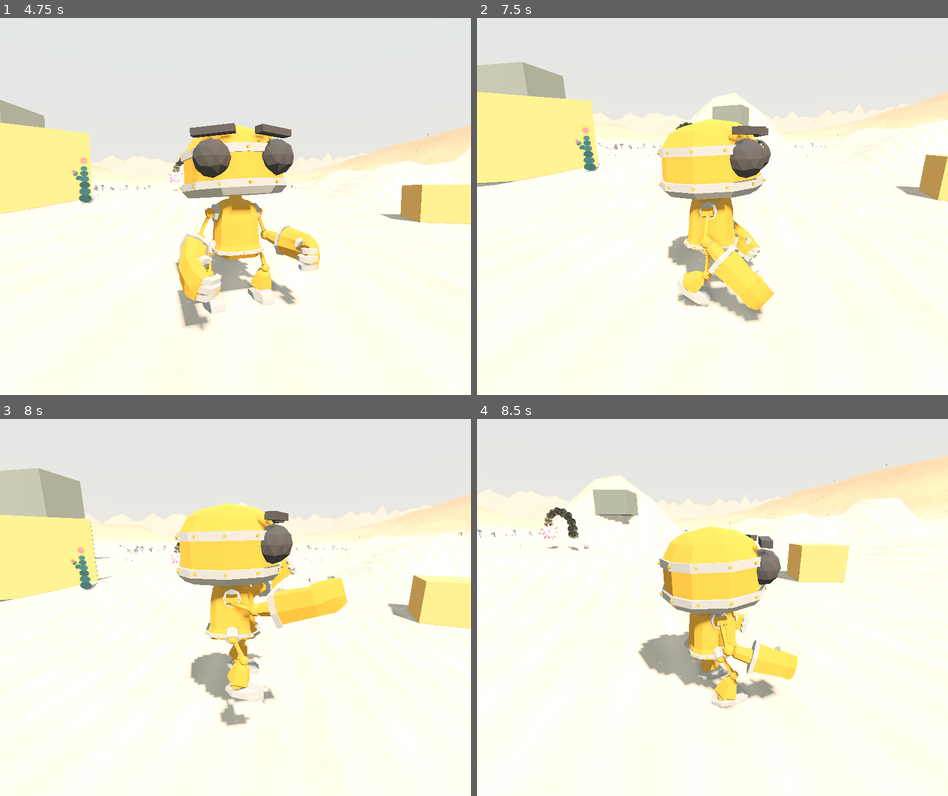
Above: before the commit, frames 1-4 (two rows, left to right).
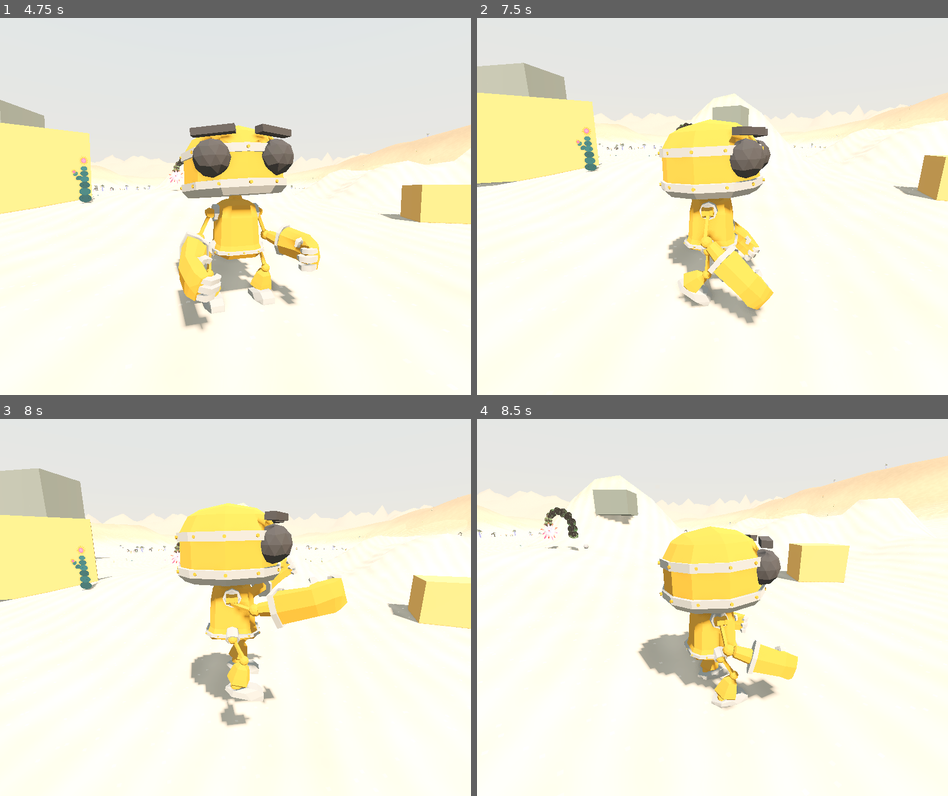
Above: after the commit, the same moments.

Repository: nicco-b/valley
Game: Godot game, scene res://game/ui/title.tscn
Two runs of this game, one before a commit and one after it. Both use one fixed random seed, a clock stepped at 60 frames per second and the inputs below.
Inputs (mouse positions are in pixels of both pictures, inside the frame that each line leads up to):
- Up to frame 1 (4.75 s): click "New Journey" at 0.5 s; tap Enter at 1.25 s; move the mouse to (259, 206) at 1.27 s; hold Shift (sprint) 1.28-2.03 s; hold E (god_up) from 1.28 s (still down); tap C (sit) at 1.35, 2.3, 3.8 s; click (259, 206) at 1.42 s; tap Space (jump) at 1.52, 1.82, 2.27, 2.57, 3.77, 4.07, 4.52 s; move the mouse to (211, 206) at 2.02 s; tap Shift (sprint) at 2.1, 3.05, 4.55 s; click (211, 206) at 2.17 s; move the mouse to (244, 198) at 2.77 s; hold ] (brush_bigger) 2.78-3.53 s; click (244, 198) at 2.92 s; move the mouse to (230, 214) at 3.52 s; tap [ (brush_smaller) at 3.6 s; click (230, 214) at 3.67 s; move the mouse to (268, 210) at 4.27 s; hold Tab (god_tool) from 4.28 s (still down); click (268, 210) at 4.42 s
- Up to frame 2 (7.5 s): tap Space (jump) at 4.82, 6.02, 6.32 s; tap Escape (ui_cancel) at 4.9 s; release E (god_up) at 5 s; release Tab (god_tool) at 5 s; click "Resume" at 5 s; move the mouse to (674, 202) at 5.77 s; hold E (god_up) 5.78-7.28 s; tap Z (god_undo) at 5.85 s; click (674, 202) at 5.92 s; tap C (sit) at 6.05, 6.6 s; move the mouse to (717, 206) at 6.52 s; hold Shift (sprint) 6.53-7.28 s; click (717, 206) at 6.67 s; move the mouse to (693, 198) at 7.27 s; hold D (move_right) from 7.28 s (still down); tap Shift (sprint) at 7.35 s; click (693, 198) at 7.42 s
- Up to frame 3 (8 s): keep holding D (move_right); tap Space (jump) at 7.52, 7.82 s; tap C (sit) at 7.55 s
- Up to frame 4 (8.5 s): move the mouse to (736, 607) at 8.02 s; release D (move_right) at 8.03 s; hold E (god_up) from 8.03 s (still down); hold Shift (sprint) from 8.03 s (still down); tap 1 at 8.1 s; click (736, 607) at 8.17 s; tap Space (jump) at 8.27 s

Frame 1 is identical in both runs. In frame 2, 1.3% of the frame differs, in the area x 0-100%, y 11-82%; in frame 3, 0.1%; in frame 4, less than 0.1%.

Commit message:
G3 complete: gamepad support + camera feel
Full controller layout: left stick move, right stick look (polled,
sensitivity-scaled), A jump, X interact, Y sit, L3 sprint, Start
pause, Select map, D-pad up satchel. Dialogue choices and the pause
menu grab focus for stick/ui navigation. Sprint widens the FOV a
touch for speed feel.

Co-Authored-By: Claude Fable 5 <noreply@anthropic.com>

Diff:
--- a/game/dialogue/dialogue.gd
+++ b/game/dialogue/dialogue.gd
@@ -114,6 +114,9 @@
 		btn.add_theme_color_override("font_color", CREAM)
 		btn.pressed.connect(_end)
 		_choices.add_child(btn)
+	# Controller/keyboard navigation starts on the first choice.
+	if _choices.get_child_count() > 0:
+		(_choices.get_child(0) as Button).grab_focus.call_deferred()
 
 
 func _unhandled_input(event: InputEvent) -> void:
--- a/game/player/player.gd
+++ b/game/player/player.gd
@@ -8,6 +8,9 @@
 const PITCH_MIN := -1.2
 const PITCH_MAX := 0.5
 const ARM_LENGTH := 4.0
+const STICK_LOOK_SPEED := 2.6
+const BASE_FOV := 75.0
+const SPRINT_FOV := 81.0
 const SIT_ARM_LENGTH := 6.5
 const SIT_BODY_DROP := 0.0  # the sit animation handles the pose now
 const SIT_EASE := 3.0
@@ -22,6 +25,7 @@
 @onready var _arm: SpringArm3D = $CameraRig/SpringArm3D
 @onready var _body: Node3D = $Body
 @onready var _anim: AnimationPlayer = $Body/Model/AnimationPlayer
+@onready var _camera: Camera3D = $CameraRig/SpringArm3D/Camera3D
 
 
 func _ready() -> void:
@@ -183,6 +187,19 @@
 	if _anim.assigned_animation != target_anim:
 		_anim.play(target_anim, 0.3)
 
+	# Right stick: camera look (polled — sticks aren't motion events).
+	var look := Vector2(
+		Input.get_joy_axis(0, JOY_AXIS_RIGHT_X), Input.get_joy_axis(0, JOY_AXIS_RIGHT_Y)
+	)
+	if look.length() > 0.18:
+		var s := STICK_LOOK_SPEED * Settings.mouse_sensitivity * delta
+		_rig.rotation.y -= look.x * s
+		_arm.rotation.x = clampf(_arm.rotation.x - look.y * s, PITCH_MIN, PITCH_MAX)
+
+	# Sprint widens the view a touch.
+	var moving_fast := Input.is_action_pressed("sprint") and flat.length() > 4.0
+	_camera.fov = lerpf(_camera.fov, SPRINT_FOV if moving_fast else BASE_FOV, blend * 0.6)
+
 	# Sitting: settle the body down and ease the camera out to a wider frame.
 	var sit_blend := 1.0 - exp(-SIT_EASE * delta)
 	_body.position.y = lerpf(_body.position.y, SIT_BODY_DROP if _sitting else 0.0, sit_blend)
--- a/game/ui/pause_menu.gd
+++ b/game/ui/pause_menu.gd
@@ -11,6 +11,7 @@
 var _volume: HSlider
 var _sensitivity: HSlider
 var _fullscreen: CheckButton
+var _resume: Button
 
 
 func _ready() -> void:
@@ -40,6 +41,8 @@
 	get_tree().paused = paused
 	visible = paused
 	Input.mouse_mode = Input.MOUSE_MODE_VISIBLE if paused else Input.MOUSE_MODE_CAPTURED
+	if paused:
+		_resume.grab_focus.call_deferred()
 
 
 func _build_ui() -> void:
@@ -74,7 +77,8 @@
 	title.add_theme_color_override("font_color", INK)
 	vbox.add_child(title)
 
-	vbox.add_child(_button("Resume", toggle))
+	_resume = _button("Resume", toggle)
+	vbox.add_child(_resume)
 
 	vbox.add_child(_label("Volume"))
 	_volume = _slider(0.0, 1.0, Settings.master_volume, func(v: float) -> void:
--- a/project.godot
+++ b/project.godot
@@ -112,54 +112,70 @@
 ]
 }
 
+ui_cancel={
+"deadzone": 0.2,
+"events": [Object(InputEventKey,"resource_local_to_scene":false,"resource_name":"","device":-1,"window_id":0,"alt_pressed":false,"shift_pressed":false,"ctrl_pressed":false,"meta_pressed":false,"pressed":false,"keycode":0,"physical_keycode":4194305,"key_label":0,"unicode":0,"location":0,"echo":false,"script":null)
+, Object(InputEventJoypadButton,"resource_local_to_scene":false,"resource_name":"","device":-1,"button_index":6,"pressure":0.0,"pressed":true,"script":null)
+]
+}
 move_forward={
 "deadzone": 0.2,
 "events": [Object(InputEventKey,"resource_local_to_scene":false,"resource_name":"","device":-1,"window_id":0,"alt_press …(190 unchanged characters)…
+, Object(InputEventJoypadMotion,"resource_local_to_scene":false,"resource_name":"","device":-1,"axis":1,"axis_value":-1.0,"script":null)
 ]
 }
 move_back={
 "deadzone": 0.2,
 "events": [Object(InputEventKey,"resource_local_to_scene":false,"resource_name":"","device":-1,"window_id":0,"alt_press …(190 unchanged characters)…
+, Object(InputEventJoypadMotion,"resource_local_to_scene":false,"resource_name":"","device":-1,"axis":1,"axis_value":1.0,"script":null)
 ]
 }
 move_left={
 "deadzone": 0.2,
 "events": [Object(InputEventKey,"resource_local_to_scene":false,"resource_name":"","device":-1,"window_id":0,"alt_press …(190 unchanged characters)…
+, Object(InputEventJoypadMotion,"resource_local_to_scene":false,"resource_name":"","device":-1,"axis":0,"axis_value":-1.0,"script":null)
 ]
 }
 move_right={
 "deadzone": 0.2,
 "events": [Object(InputEventKey,"resource_local_to_scene":false,"resource_name":"","device":-1,"window_id":0,"alt_press …(190 unchanged characters)…
+, Object(InputEventJoypadMotion,"resource_local_to_scene":false,"resource_name":"","device":-1,"axis":0,"axis_value":1.0,"script":null)
 ]
 }
 inventory={
 "deadzone": 0.2,
 "events": [Object(InputEventKey,"resource_local_to_scene":false,"resource_name":"","device":-1,"window_id":0,"alt_press …(190 unchanged characters)…
+, Object(InputEventJoypadButton,"resource_local_to_scene":false,"resource_name":"","device":-1,"button_index":11,"pressure":0.0,"pressed":true,"script":null)
 ]
 }
 interact={
 "deadzone": 0.2,
 "events": [Object(InputEventKey,"resource_local_to_scene":false,"resource_name":"","device":-1,"window_id":0,"alt_press …(190 unchanged characters)…
+, Object(InputEventJoypadButton,"resource_local_to_scene":false,"resource_name":"","device":-1,"button_index":2,"pressure":0.0,"pressed":true,"script":null)
 ]
 }
 map={
 "deadzone": 0.2,
 "events": [Object(InputEventKey,"resource_local_to_scene":false,"resource_name":"","device":-1,"window_id":0,"alt_press …(190 unchanged characters)…
+, Object(InputEventJoypadButton,"resource_local_to_scene":false,"resource_name":"","device":-1,"button_index":4,"pressure":0.0,"pressed":true,"script":null)
 ]
 }
 jump={
 "deadzone": 0.2,
 "events": [Object(InputEventKey,"resource_local_to_scene":false,"resource_name":"","device":-1,"window_id":0,"alt_press …(190 unchanged characters)…
+, Object(InputEventJoypadButton,"resource_local_to_scene":false,"resource_name":"","device":-1,"button_index":0,"pressure":0.0,"pressed":true,"script":null)
 ]
 }
 sit={
 "deadzone": 0.2,
 "events": [Object(InputEventKey,"resource_local_to_scene":false,"resource_name":"","device":-1,"window_id":0,"alt_press …(190 unchanged characters)…
+, Object(InputEventJoypadButton,"resource_local_to_scene":false,"resource_name":"","device":-1,"button_index":3,"pressure":0.0,"pressed":true,"script":null)
 ]
 }
 sprint={
 "deadzone": 0.2,
 "events": [Object(InputEventKey,"resource_local_to_scene":false,"resource_name":"","device":-1,"window_id":0,"alt_press …(195 unchanged characters)…
+, Object(InputEventJoypadButton,"resource_local_to_scene":false,"resource_name":"","device":-1,"button_index":7,"pressure":0.0,"pressed":true,"script":null)
 ]
 }
 
